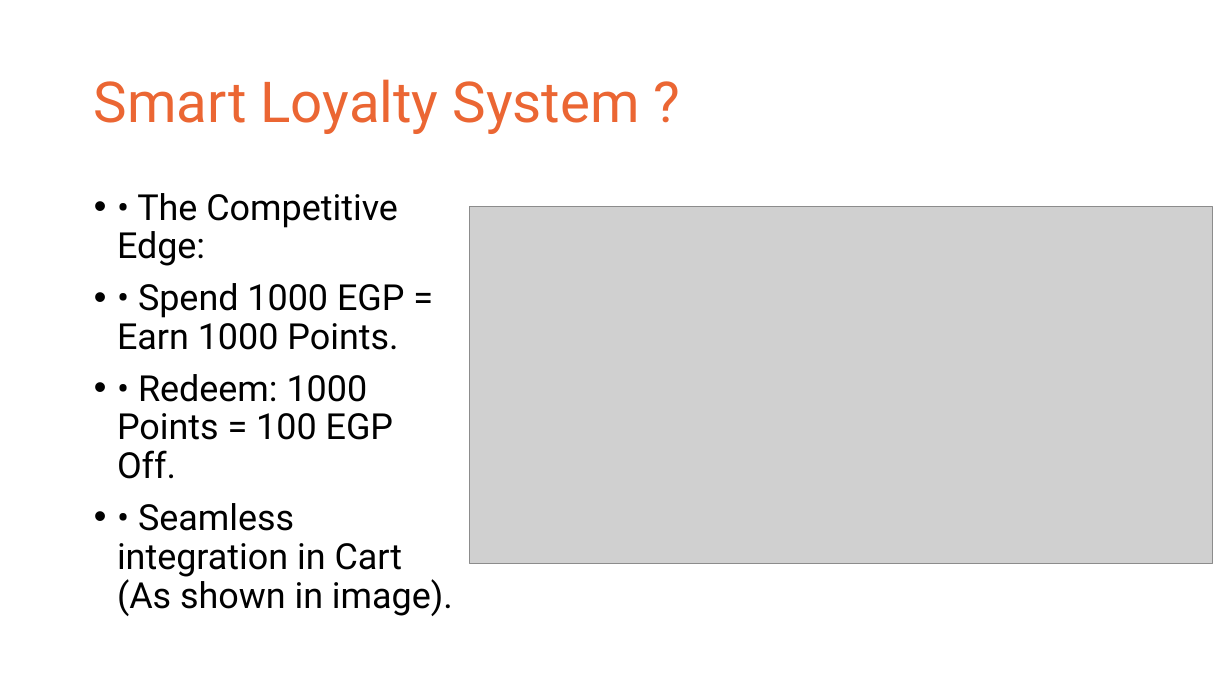
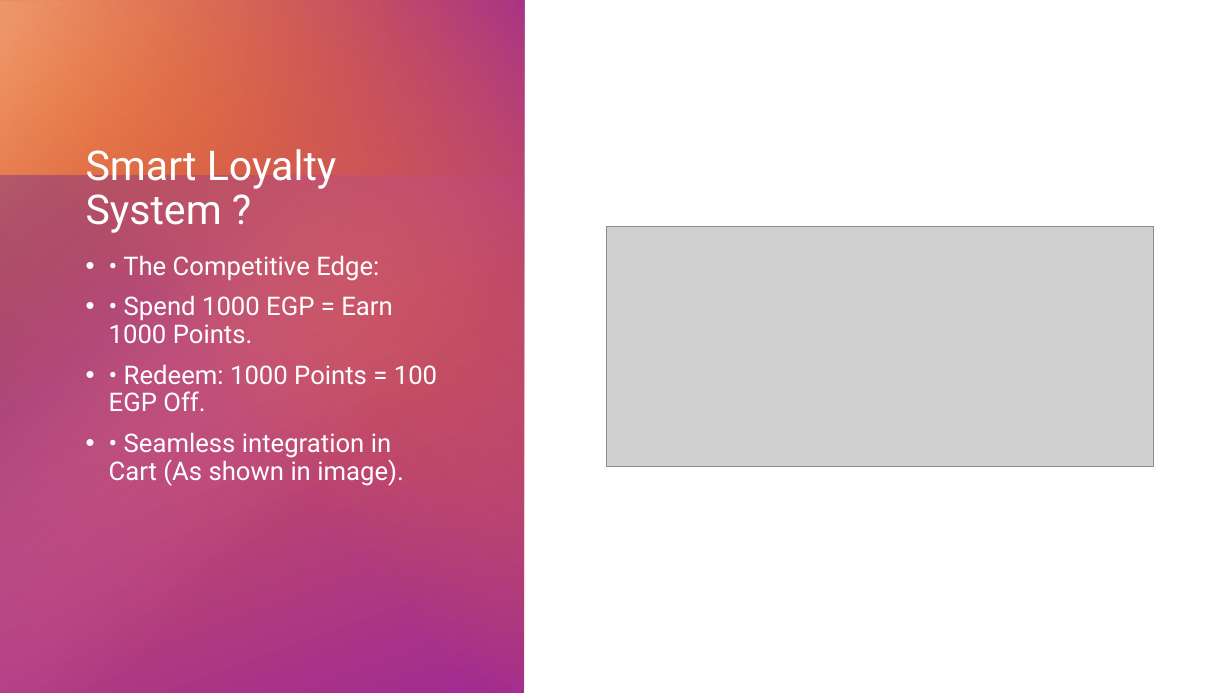
Before and after one commit to Youssef-Atef-20/E-Commerce, a slide deck: slide 8 of Hot Deals Platform.pptx (slide 6 before the commit). Drawn at 1232x693 pixels with LibreOffice and Linux fonts; fonts in the diff are those of the drawing; grey boxes stand for pictures. Boxes give left, top, right and bottom in pixels: in the first picture for what was removed or moved away, otherwise in the second. Text is boxed around its words. In the diff, an @@ line names an element or a change of style, - is before the commit and + after.

```diff
--- a/Hot Deals Platform.pptx
+++ b/Hot Deals Platform.pptx
@@ group added at box(0, 0, 525, 693): 4 rectangles @@
@@ title "Smart Loyalty System ?": place and size @@
-title "Smart Loyalty System ?" at box(94, 79, 640, 134)
+title "Smart Loyalty System ?" at box(86, 149, 337, 233)
@@ title "Smart Loyalty System ?" at box(86, 149, 337, 233): size 44 to 32 pt, text colour #EB6633 to #FFFFFF; vertical alignment middle to bottom @@
@@ picture: place and size @@
-picture at box(470, 207, 1213, 564)
+picture at box(607, 226, 1153, 467)
@@ text "• The Competitive Edge:": place and size @@
-text "• The Competitive Edge:" at box(117, 193, 453, 616)
+text "• The Competitive Edge:" at box(109, 255, 437, 486)
@@ text "• The Competitive Edge:" at box(109, 255, 437, 486): size 28 to 20 pt, text colour #000000 to #FFFFFF @@
```
Also in this commit, not shown: 5 other slides changed, 5 slides added, 1 slide removed.
